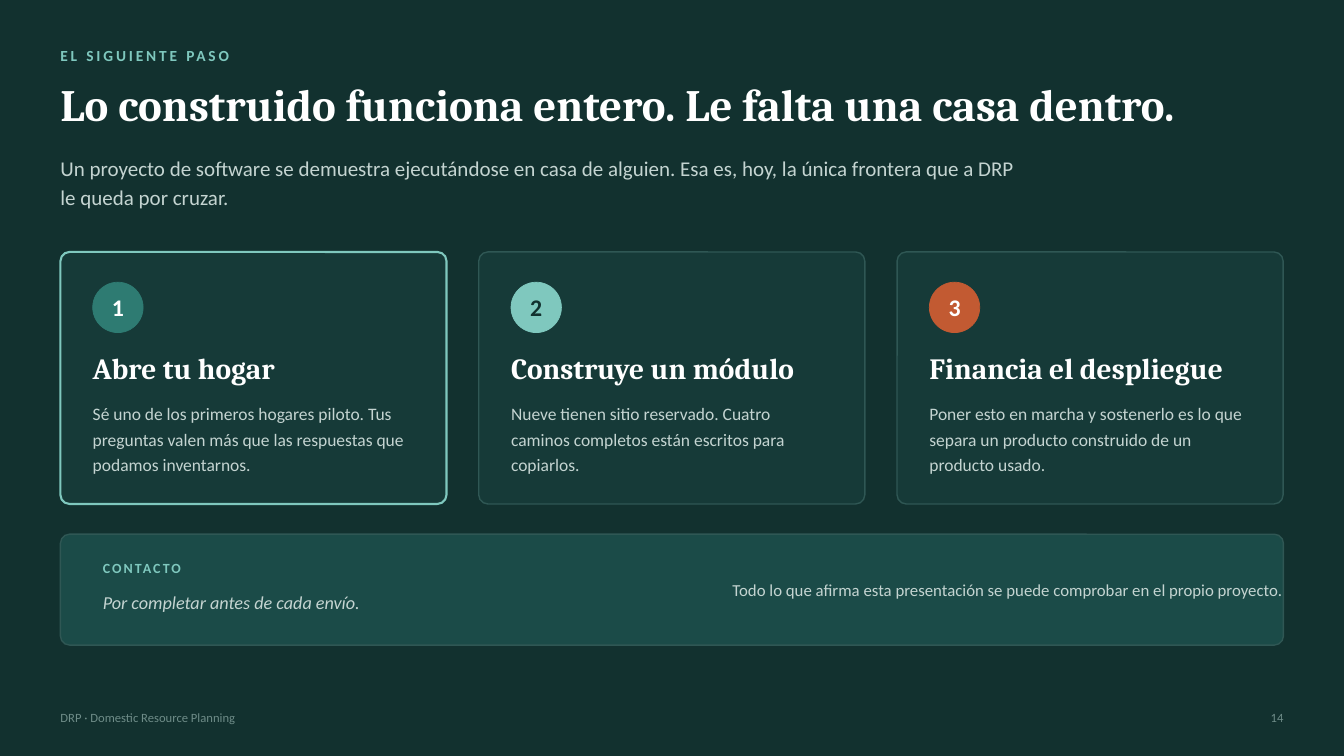
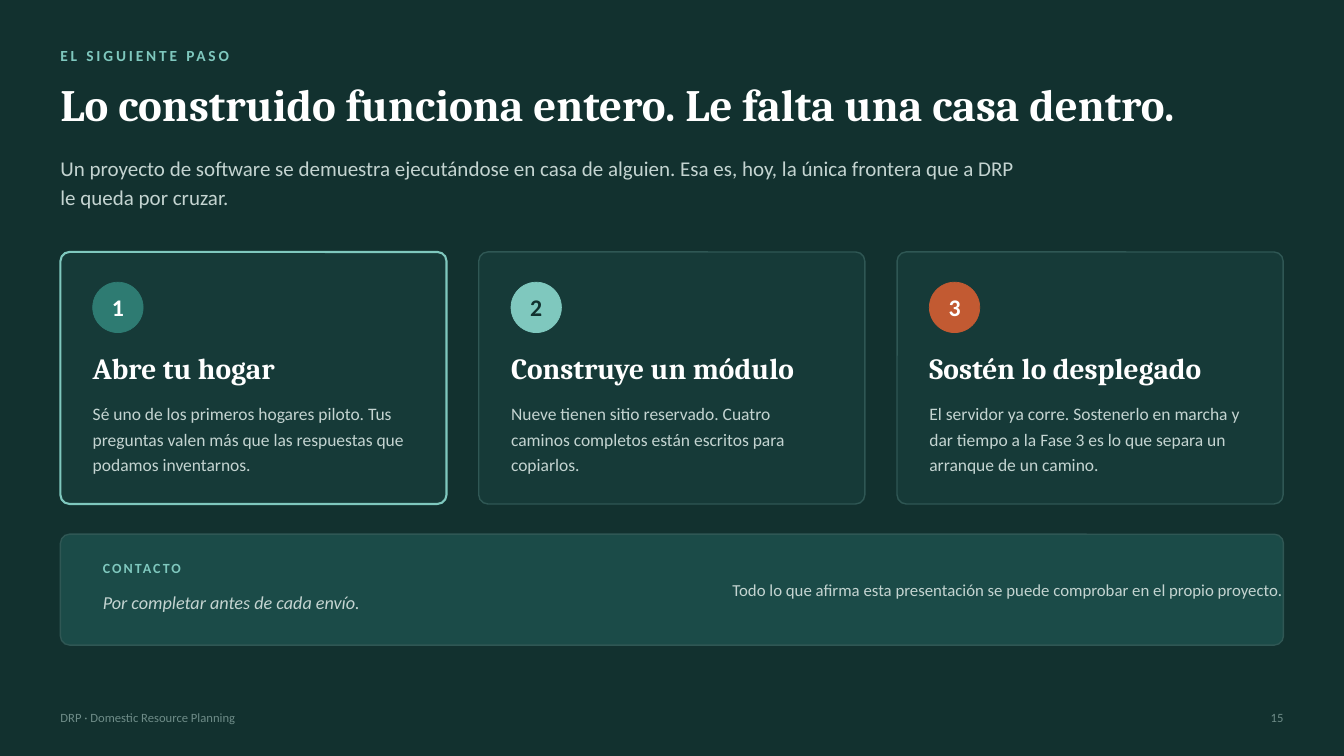
Before and after one commit to kikescribano/domestic_resource_planning, a slide deck: slide 16 of docs/common/marketing/presentations/DRP-comercial.pptx (slide 15 before the commit). Drawn at 1344x756 pixels with LibreOffice and Linux fonts; fonts in the diff are those of the drawing. Boxes give left, top, right and bottom in pixels: in the first picture for what was removed or moved away, otherwise in the second. Text is boxed around its words. In the diff, an @@ line names an element or a change of style, - is before the commit and + after.

```diff
--- a/docs/common/marketing/presentations/DRP-comercial.pptx
+++ b/docs/common/marketing/presentations/DRP-comercial.pptx
@@ text at bbox=[929, 358, 1201, 386]: text changed @@
-Financia el despliegue
+Sostén lo desplegado
@@ text at bbox=[929, 408, 1240, 474]: text changed @@
-Poner esto en marcha y sostenerlo es lo que separa un producto construido de un producto usado.
+El servidor ya corre. Sostenerlo en marcha y dar tiempo a la Fase 3 es lo que separa un arranque de un camino.
@@ text at bbox=[1271, 714, 1284, 722]: text changed @@
-14
+15
```
Also in this commit, not shown: 7 other slides changed, 1 slide added, 18 other files.
